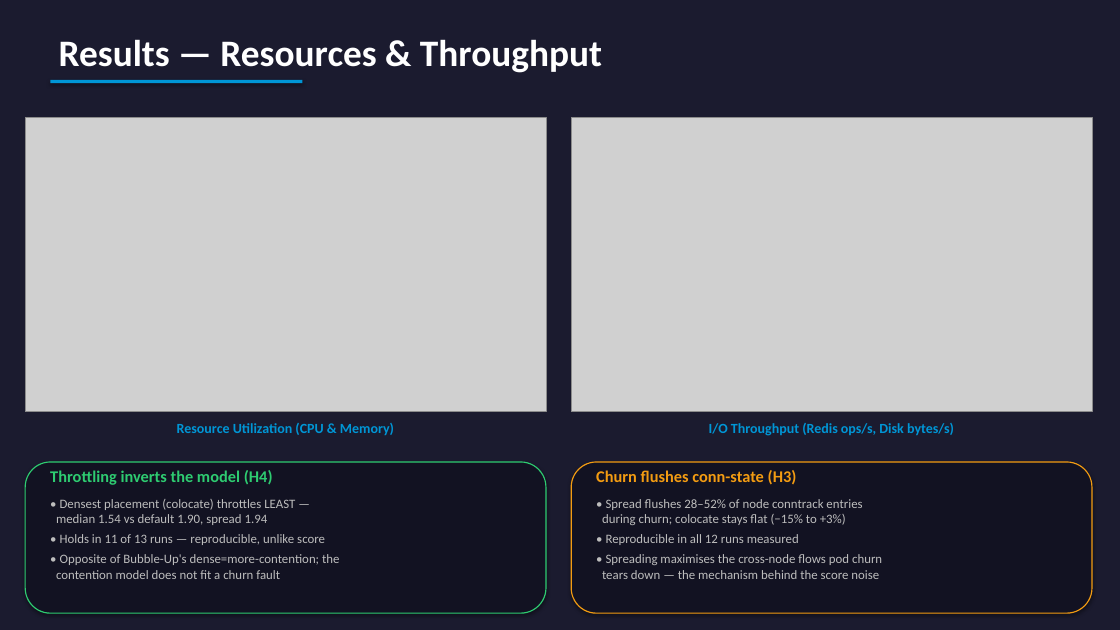
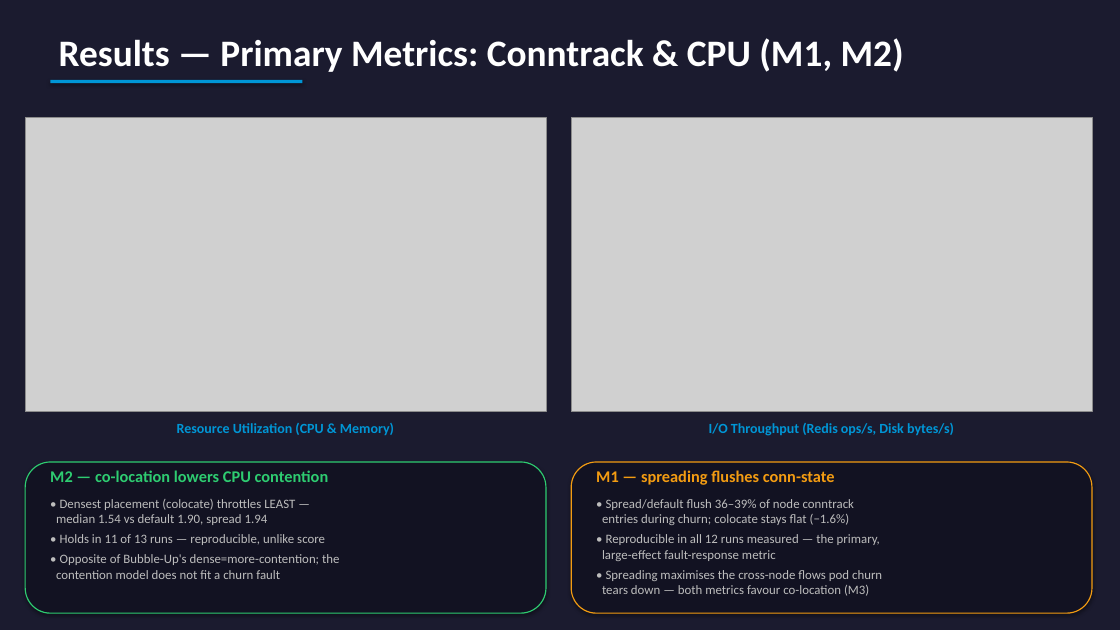
Before and after one commit to yhu02/uva-msc-thesis, a slide deck: slide 11 of ChaosProbe_Presentation.pptx. Drawn at 1120x630 pixels with LibreOffice and Linux fonts; fonts in the diff are those of the drawing; grey boxes stand for pictures. Boxes give left, top, right and bottom in pixels: in the first picture for what was removed or moved away, otherwise in the second. Text is boxed around its words. In the diff, an @@ line names an element or a change of style, - is before the commit and + after.

```diff
--- a/ChaosProbe_Presentation.pptx
+++ b/ChaosProbe_Presentation.pptx
@@ text at bbox=[59, 38, 904, 72]: text changed @@
-Results — Resources & Throughput
+Results — Primary Metrics: Conntrack & CPU (M1, M2)
@@ text at bbox=[50, 470, 329, 482]: text changed @@
-Throttling inverts the model (H4)
+M2 — co-location lowers CPU contention
@@ text at bbox=[596, 470, 835, 485]: text changed @@
-Churn flushes conn-state (H3)
+M1 — spreading flushes conn-state
@@ text at bbox=[602, 499, 882, 596]: text changed @@
-• Spread flushes 28–52% of node conntrack entries
-during churn; colocate stays flat (−15% to +3%)
-• Reproducible in all 12 runs measured
-• Spreading maximises the cross-node flows pod churn
-tears down — the mechanism behind the score noise
+• Spread/default flush 36–39% of node conntrack
+entries during churn; colocate stays flat (−1.6%)
+• Reproducible in all 12 runs measured — the primary,
+large-effect fault-response metric
+• Spreading maximises the cross-node flows pod churn
+tears down — both metrics favour co-location (M3)
```
Also in this commit, not shown: 4 other slides changed, 2 other files.
